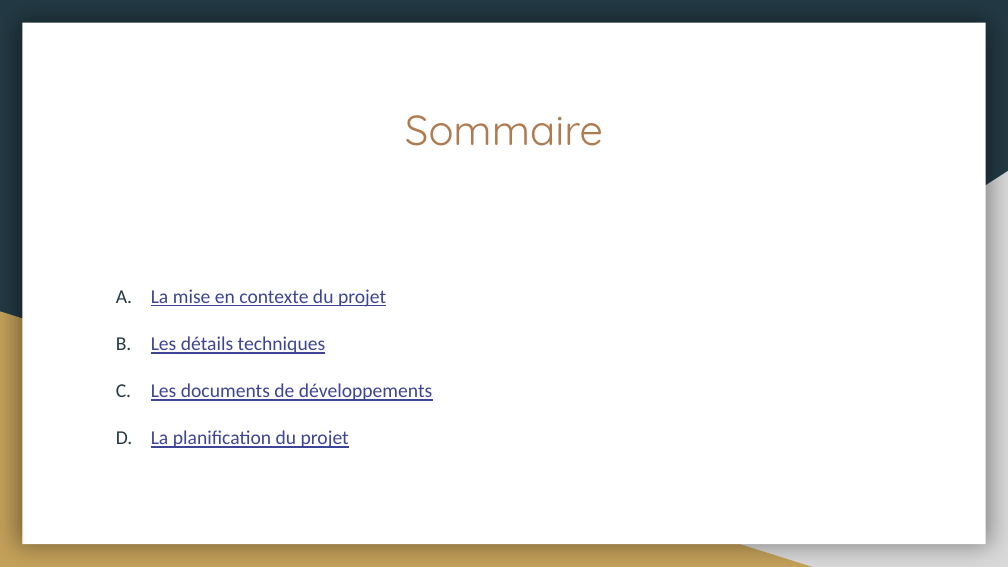
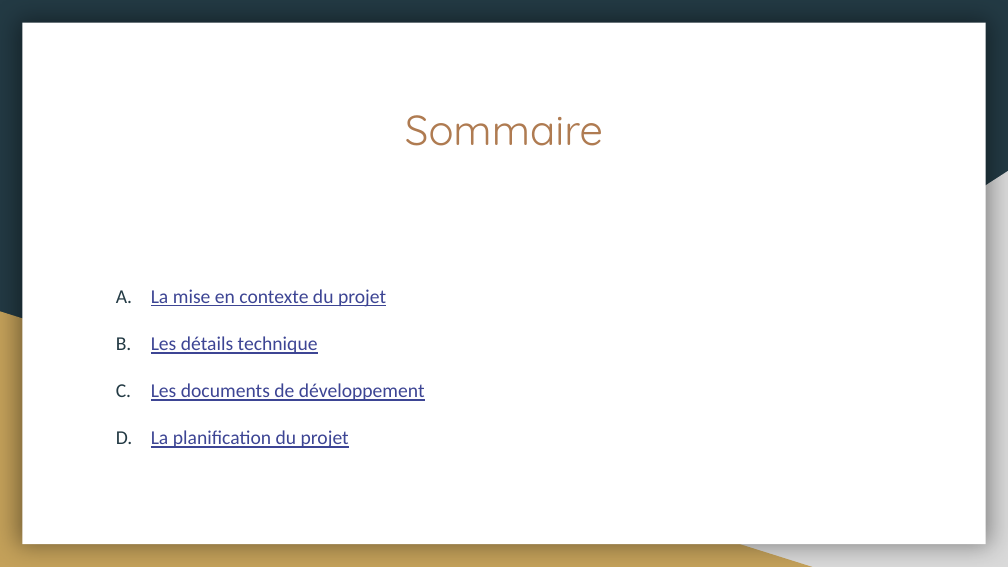
Before and after one commit to Benours/tp_cdct_note_cadrage_planification, a slide deck: slide 2 of DIGICHEES PPTX.pptx. Drawn at 1008x567 pixels with LibreOffice and Linux fonts; fonts in the diff are those of the drawing. Boxes give left, top, right and bottom in pixels: in the first picture for what was removed or moved away, otherwise in the second. Text is boxed around its words. In the diff, an @@ line names an element or a change of style, - is before the commit and + after.

Commit message:
update pptx

```diff
--- a/DIGICHEES PPTX.pptx
+++ b/DIGICHEES PPTX.pptx
@@ text at box(151, 336, 425, 401): text changed @@
-B. Les détails techniques
-C. Les documents de développements
+B. Les détails technique
+C. Les documents de développement
```
Also in this commit, not shown: 4 other slides changed, 4 slides added, 3 slides removed, 1 other file.
